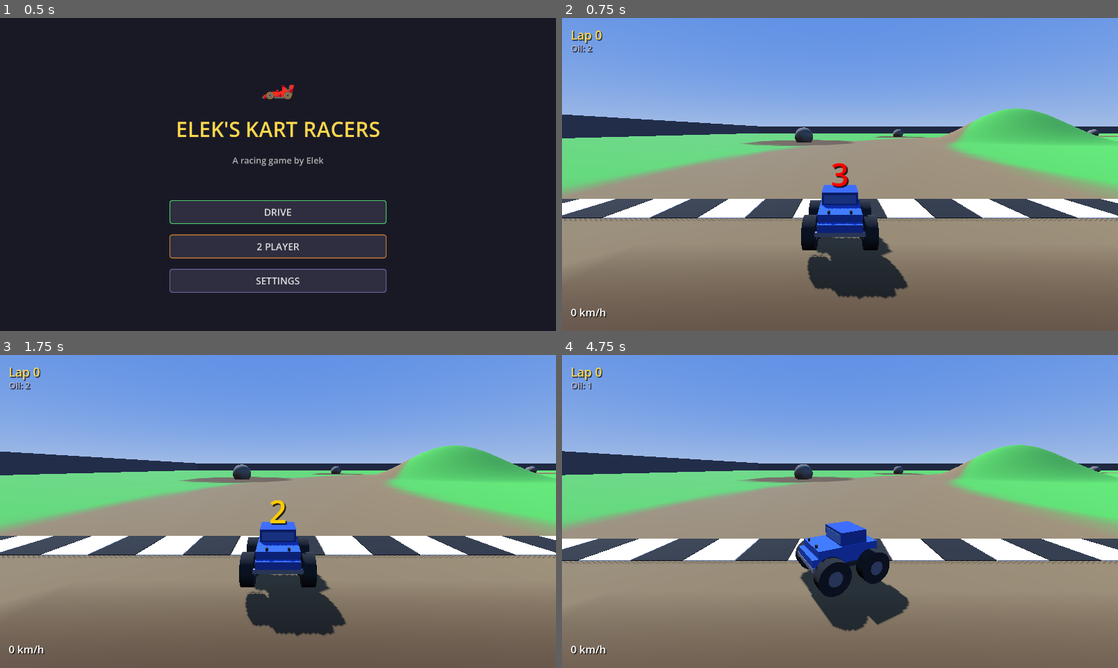
Above: before the commit, frames 1-4 (two rows, left to right).
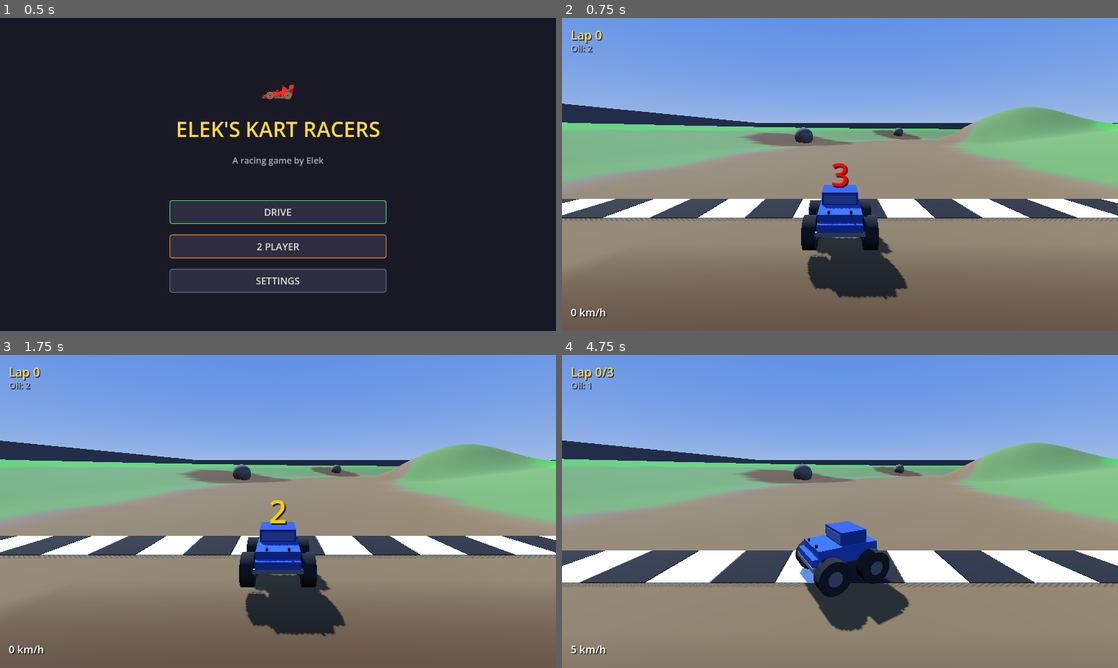
Above: after the commit, the same moments.

Repository: withdoron/Elek-games
Game: Godot game, scene res://node_3d.tscn
The game is run twice, just before and just after one commit, with the same random seed, the same clock (stepped at 60 frames per second) and the same inputs.
Inputs (mouse positions are in pixels of both pictures, inside the frame that each line leads up to):
- Up to frame 1 (0.5 s): no input
- Up to frame 2 (0.75 s): click "DRIVE" at 0.5 s
- Up to frame 3 (1.75 s): tap Enter at 1.25 s; move the mouse to (305, 511) at 1.27 s; hold W (accelerate) from 1.28 s (still down); hold E from 1.28 s (still down); click (305, 511) at 1.42 s; tap Space at 1.52 s
- Up to frame 4 (4.75 s): keep holding W (accelerate); tap Space at 2, 2.27, 3.77, 4.52 s; move the mouse to (812, 511) at 2.02 s; release E at 2.03 s; tap E at 2.1, 3.6 s; move the mouse to (851, 505) at 2.77 s; hold E 2.78-3.53 s; move the mouse to (834, 517) at 3.52 s; click (834, 517) at 3.67 s; move the mouse to (878, 514) at 4.27 s; hold E from 4.28 s (still down)

Frame 1 is identical in both runs. In frame 2, 13% of the frame differs, in the area x 0-100%, y 27-90%; in frame 3, 13%; in frame 4, 23%, in the area x 0-100%, y 4-96%.

Commit message:
full canyon, 2x speed, mud sliding, 3-lap race
Canyon wraps entire oval:
- Depth varies by position: shallow at start (30%), deep on far side
- Uses track angle to compute depth factor (cos-based)
- Canyon floor follows road, walls rise 50 units out
- Rocky brown coloring on all canyon walls

Speed doubled:
- Max speed: 76 (was 38), acceleration: 44 (was 22)
- Brake: 60, reverse: 24, coast: 14 — all 2x
- Slider ranges updated to match

Mud + slope = gravity sliding:
- When in mud on a slope, truck slides laterally downhill
- Samples terrain height left/right to find lateral slope
- Applies sideways force proportional to slope * gravity * 0.4
- Makes canyon curves in mud treacherous — truck drifts toward walls

3-lap race:
- Lap counter shows 'Lap X/3'
- First player to 3 laps wins
- Victory screen: 'PLAYER X WINS!' with dark overlay
- All karts freeze on win
- ESC returns to menu

Co-Authored-By: Claude Opus 4.6 (1M context) <noreply@anthropic.com>

Diff:
--- a/kart-racers/scripts/main_setup.gd
+++ b/kart-racers/scripts/main_setup.gd
@@ -17,6 +17,9 @@
 var countdown_label: Label
 var countdown_canvas: CanvasLayer
 var gas_pressed_during_countdown: Dictionary = {}
+var race_finished: bool = false
+var winner_id: int = -1
+const LAPS_TO_WIN = 3
 
 # 3x bigger track
 const ARENA_SIZE = 600.0
@@ -102,13 +105,22 @@
 				gas_pressed_during_countdown[kart.player_id] = countdown_timer
 		return
 
+	if race_finished:
+		return
+
 	for i in range(karts.size()):
 		if karts[i] and i < speedometers.size() and speedometers[i]:
 			speedometers[i].text = "%d km/h" % int(abs(karts[i].speed) * 3.6)
 		if karts[i] and i < lap_labels.size() and lap_labels[i]:
-			lap_labels[i].text = "Lap %d" % karts[i].lap_count
+			lap_labels[i].text = "Lap %d/%d" % [karts[i].lap_count, LAPS_TO_WIN]
 		if karts[i] and i < oil_labels.size() and oil_labels[i]:
 			oil_labels[i].text = "Oil: %d" % karts[i].oil_count
+
+		# Check win condition
+		if karts[i] and karts[i].lap_count >= LAPS_TO_WIN and not race_finished:
+			race_finished = true
+			winner_id = i
+			_show_winner(i)
 
 	_check_oil_collisions()
 	_check_truck_collisions()
@@ -209,6 +221,8 @@
 
 func _start_game(num_players: int) -> void:
 	player_count = num_players
+	race_finished = false
+	winner_id = -1
 
 	for k in karts:
 		if k and k.get_parent():
@@ -488,24 +502,21 @@
 	var wd = dfc * (OVAL_RX + OVAL_RZ) / 2.0
 	var rhw = ROAD_WIDTH / 2.0
 
+	# Check if near the road (canyon zone)
+	var near_road = wd < rhw + 50.0  # canyon extends 50 past road edge
+	var track_angle = atan2(z, x)
+	var depth_factor = 0.3 + 0.7 * (1.0 - cos(track_angle)) / 2.0
+
 	if wd < rhw - 2.0:
-		# In canyon zone, road is darker
-		if z < -20.0 and z > -(OVAL_RZ + 60.0):
-			return road.darkened(0.15)
-		return road
+		# On road — darken in deep canyon sections
+		return road.darkened(depth_factor * 0.15)
 	elif wd < rhw + 2.0:
-		var base = grass
-		if z < -20.0 and z > -(OVAL_RZ + 60.0):
-			base = canyon_rock
+		var base = canyon_rock if near_road and depth_factor > 0.2 else grass
 		return road.lerp(base, (wd - (rhw - 2.0)) / 4.0)
 
-	# Canyon walls get rocky color
-	if z < -20.0 and z > -(OVAL_RZ + 60.0):
-		var canyon_blend = clamp((abs(z) - 20.0) / (OVAL_RZ - 20.0), 0.0, 1.0)
-		canyon_blend = sin(canyon_blend * PI)
-		if canyon_blend > 0.1:
-			# Blend between grass and rock based on canyon depth
-			return grass.lerp(canyon_rock, clamp(canyon_blend * 1.5, 0.0, 1.0))
+	# Canyon walls get rocky color based on depth
+	if near_road and depth_factor > 0.1:
+		return grass.lerp(canyon_rock, clamp(depth_factor * 1.5, 0.0, 1.0))
 
 	return grass
 
@@ -582,22 +593,23 @@
 		if dist < hill[3]:
 			h += hill[2] * 0.5 * (1.0 + cos(PI * dist / hill[3]))
 
-	# Canyon on the bottom half (z < 0) — must match player_kart.gd
-	if z < -20.0 and z > -(OVAL_RZ + 60.0):
-		var canyon_blend = clamp((abs(z) - 20.0) / (OVAL_RZ - 20.0), 0.0, 1.0)
-		canyon_blend = sin(canyon_blend * PI)
-		var canyon_depth = 30.0 * canyon_blend
-
-		var nx = x / OVAL_RX
-		var nz = z / OVAL_RZ
-		var ed = sqrt(nx * nx + nz * nz)
-		var dist_from_road = abs(ed - 1.0) * (OVAL_RX + OVAL_RZ) / 2.0
-
-		var road_zone = ROAD_WIDTH * 0.8
+	# Canyon along entire oval — must match player_kart.gd exactly
+	var nx = x / OVAL_RX
+	var nz = z / OVAL_RZ
+	var ed = sqrt(nx * nx + nz * nz)
+	var dist_from_road = abs(ed - 1.0) * (OVAL_RX + OVAL_RZ) / 2.0
+
+	var track_angle = atan2(z, x)
+	var depth_factor = 0.3 + 0.7 * (1.0 - cos(track_angle)) / 2.0
+	var canyon_depth = 30.0 * depth_factor
+
+	var road_zone = ROAD_WIDTH * 0.8
+	var canyon_width = road_zone + 50.0
+	if dist_from_road < canyon_width:
 		if dist_from_road < road_zone:
 			h -= canyon_depth
 		else:
-			var wall_blend = clamp((dist_from_road - road_zone) / 40.0, 0.0, 1.0)
+			var wall_blend = clamp((dist_from_road - road_zone) / 50.0, 0.0, 1.0)
 			h -= canyon_depth * (1.0 - wall_blend)
 
 	return h
@@ -605,6 +617,50 @@
 
 func _on_lap_completed(_pid: int, _lap: int) -> void:
 	pass
+
+
+func _show_winner(pid: int) -> void:
+	var win_canvas = CanvasLayer.new()
+	win_canvas.name = "WinScreen"
+	win_canvas.layer = 9
+	add_child(win_canvas)
+	hud_nodes.append(win_canvas)
+
+	var bg = ColorRect.new()
+	bg.color = Color(0, 0, 0, 0.6)
+	bg.set_anchors_preset(Control.PRESET_FULL_RECT)
+	win_canvas.add_child(bg)
+
+	var player_name = "PLAYER %d" % (pid + 1)
+	var color_name = "BLUE" if pid == 0 else "RED"
+
+	var label = Label.new()
+	label.text = "%s WINS!" % player_name if player_count > 1 else "RACE COMPLETE!"
+	label.add_theme_font_size_override("font_size", 64)
+	label.add_theme_color_override("font_color", Color(1.0, 0.85, 0.3))
+	label.horizontal_alignment = HORIZONTAL_ALIGNMENT_CENTER
+	label.vertical_alignment = VERTICAL_ALIGNMENT_CENTER
+	label.set_anchors_preset(Control.PRESET_CENTER)
+	label.grow_horizontal = Control.GROW_DIRECTION_BOTH
+	label.grow_vertical = Control.GROW_DIRECTION_BOTH
+	label.custom_minimum_size = Vector2(600, 80)
+	win_canvas.add_child(label)
+
+	var sub = Label.new()
+	sub.text = "Press ESC to return to menu"
+	sub.add_theme_font_size_override("font_size", 24)
+	sub.add_theme_color_override("font_color", Color.WHITE)
+	sub.horizontal_alignment = HORIZONTAL_ALIGNMENT_CENTER
+	sub.set_anchors_preset(Control.PRESET_CENTER)
+	sub.grow_horizontal = Control.GROW_DIRECTION_BOTH
+	sub.grow_vertical = Control.GROW_DIRECTION_BOTH
+	sub.custom_minimum_size = Vector2(400, 40)
+	sub.position.y = 60
+	win_canvas.add_child(sub)
+
+	# Freeze all karts
+	for kart in karts:
+		kart.race_started = false
 
 
 func _make_label(pos: Vector2, size: int, color: Color, text: String) -> Label:
--- a/kart-racers/scripts/player_kart.gd
+++ b/kart-racers/scripts/player_kart.gd
@@ -253,13 +253,25 @@
 		speed = move_toward(speed, surface_max, 5.0 * delta)
 
 	# Slope physics
-	if on_ground and abs(speed) > 0.5:
+	if on_ground:
 		var fwd = -transform.basis.z.normalized()
 		var d = 2.0
 		var h_front = _get_ground_height(global_position.x + fwd.x * d, global_position.z + fwd.z * d)
 		var h_back = _get_ground_height(global_position.x - fwd.x * d, global_position.z - fwd.z * d)
 		var slope = (h_front - h_back) / (d * 2.0)
-		speed -= slope * GRAVITY * 0.3 * delta
+		# Normal slope effect
+		if abs(speed) > 0.5:
+			speed -= slope * GRAVITY * 0.3 * delta
+
+		# Mud + slope = lateral sliding downhill
+		if in_mud and abs(slope) > 0.05:
+			# Compute downhill direction in world space
+			var right_dir = transform.basis.x.normalized()
+			var h_left = _get_ground_height(global_position.x - right_dir.x * d, global_position.z - right_dir.z * d)
+			var h_right = _get_ground_height(global_position.x + right_dir.x * d, global_position.z + right_dir.z * d)
+			var lateral_slope = (h_right - h_left) / (d * 2.0)
+			# Slide sideways downhill — mud has no grip to resist
+			move_velocity += right_dir * lateral_slope * GRAVITY * 0.4 * delta
 
 	# --- Steering ---
 	var speed_ratio = clamp(abs(speed) / max(s.max_speed, 0.01), 0.0, 1.0)
@@ -433,30 +445,27 @@
 		if dist < hill[3]:
 			h += hill[2] * 0.5 * (1.0 + cos(PI * dist / hill[3]))
 
-	# Canyon on the bottom half (z < 0)
-	# The canyon follows the oval road path in the z < 0 region
-	# Road center at this z: x = ±OVAL_RX * sqrt(1 - (z/OVAL_RZ)^2)
-	if z < -20.0 and z > -(OVAL_RZ + 60.0):
-		# How deep into the canyon zone (0 at z=-20, 1 at z=-OVAL_RZ)
-		var canyon_blend = clamp((abs(z) - 20.0) / (OVAL_RZ - 20.0), 0.0, 1.0)
-		# Smooth entry/exit with sine
-		canyon_blend = sin(canyon_blend * PI)
-		var canyon_depth = 30.0 * canyon_blend
-
-		# Distance from the oval road centerline
-		var nx = x / OVAL_RX
-		var nz = z / OVAL_RZ
-		var ed = sqrt(nx * nx + nz * nz)
-		var dist_from_road = abs(ed - 1.0) * (OVAL_RX + OVAL_RZ) / 2.0
-
-		# Canyon floor follows the road, walls rise on either side
-		var road_zone = ROAD_WIDTH * 0.8
+	# Canyon runs along the ENTIRE oval road
+	# Depth varies: deeper on the far side, shallower near start
+	var nx = x / OVAL_RX
+	var nz = z / OVAL_RZ
+	var ed = sqrt(nx * nx + nz * nz)
+	var dist_from_road = abs(ed - 1.0) * (OVAL_RX + OVAL_RZ) / 2.0
+
+	# Canyon depth varies around the track using angle
+	var track_angle = atan2(z, x)
+	# Shallowest at start (angle=0, right side), deepest at far side (angle=PI)
+	var depth_factor = 0.3 + 0.7 * (1.0 - cos(track_angle)) / 2.0  # 0.3 to 1.0
+	var canyon_depth = 30.0 * depth_factor
+
+	# Only apply canyon near the road (not far away in the field)
+	var road_zone = ROAD_WIDTH * 0.8
+	var canyon_width = road_zone + 50.0  # how far canyon extends from road
+	if dist_from_road < canyon_width:
 		if dist_from_road < road_zone:
-			# On/near road: drop to canyon floor
 			h -= canyon_depth
 		else:
-			# Canyon walls: transition from floor back to surface
-			var wall_blend = clamp((dist_from_road - road_zone) / 40.0, 0.0, 1.0)
+			var wall_blend = clamp((dist_from_road - road_zone) / 50.0, 0.0, 1.0)
 			h -= canyon_depth * (1.0 - wall_blend)
 
 	return h
--- a/kart-racers/scripts/settings.gd
+++ b/kart-racers/scripts/settings.gd
@@ -1,11 +1,11 @@
 extends Node
 
 # === SPEED ===
-var max_speed: float = 38.0
-var acceleration: float = 22.0
-var brake_force: float = 30.0
-var reverse_speed: float = 12.0
-var coast_decel: float = 7.0
+var max_speed: float = 76.0
+var acceleration: float = 44.0
+var brake_force: float = 60.0
+var reverse_speed: float = 24.0
+var coast_decel: float = 14.0
 
 # === STEERING ===
 var turn_speed: float = 2.5
@@ -28,11 +28,11 @@
 
 # Setting metadata: [default, min, max, step, section]
 const SETTING_META := {
-	"max_speed":        [38.0, 10.0, 75.0, 0.5, "SPEED"],
-	"acceleration":     [22.0, 5.0, 45.0, 0.5, "SPEED"],
-	"brake_force":      [30.0, 10.0, 60.0, 0.5, "SPEED"],
-	"reverse_speed":    [12.0, 3.0, 22.0, 0.5, "SPEED"],
-	"coast_decel":      [7.0, 1.0, 20.0, 0.5, "SPEED"],
+	"max_speed":        [76.0, 20.0, 150.0, 1.0, "SPEED"],
+	"acceleration":     [44.0, 10.0, 90.0, 1.0, "SPEED"],
+	"brake_force":      [60.0, 20.0, 120.0, 1.0, "SPEED"],
+	"reverse_speed":    [24.0, 5.0, 45.0, 1.0, "SPEED"],
+	"coast_decel":      [14.0, 2.0, 40.0, 1.0, "SPEED"],
 	"turn_speed":       [2.5, 1.0, 5.0, 0.1, "STEERING"],
 	"turn_speed_factor":[0.8, 0.3, 1.0, 0.01, "STEERING"],
 	"return_to_center": [5.0, 1.0, 10.0, 0.5, "STEERING"],
